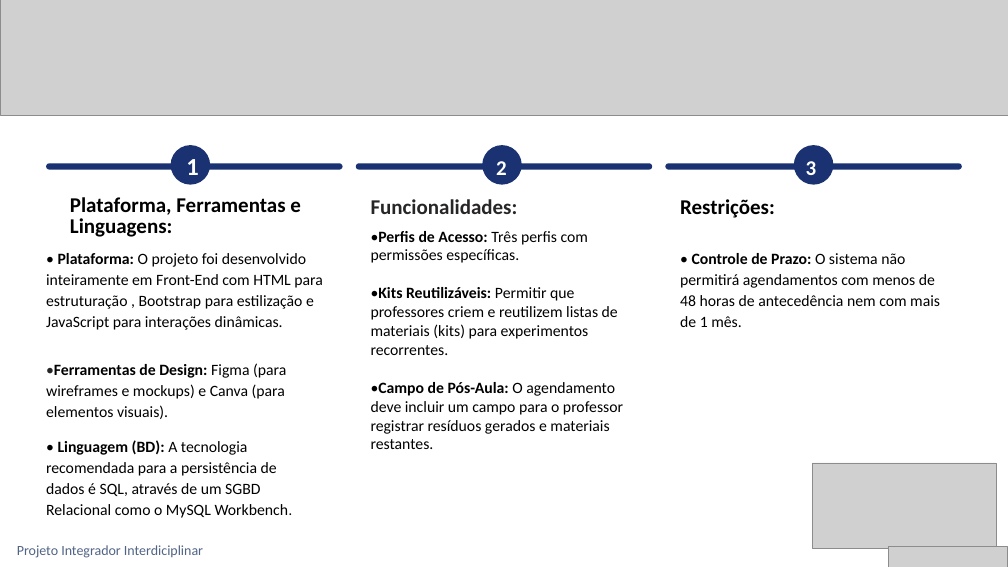
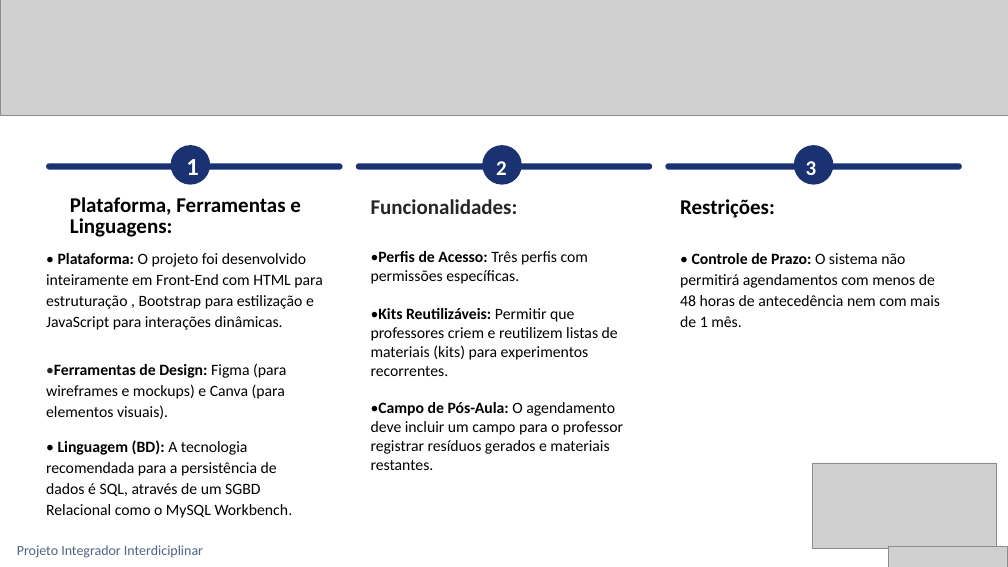
Before and after one commit to GuilhermeZanelli/ProjetoPI_2-Semestre, a slide deck: slide 4 of ApresentaçãoPI.pptx. Drawn at 1008x567 pixels with LibreOffice and Linux fonts; fonts in the diff are those of the drawing; grey boxes stand for pictures; background and template pictures are left out. Boxes give left, top, right and bottom in pixels: in the first picture for what was removed or moved away, otherwise in the second. Text is boxed around its words. In the diff, an @@ line names an element or a change of style, - is before the commit and + after.

```diff
--- a/ApresentaçãoPI.pptx
+++ b/ApresentaçãoPI.pptx
@@ text "•Perfis de Acesso: Três perfis ...": place and size @@
-text "•Perfis de Acesso: Três perfis ..." at [371,231,623,449]
+text "•Perfis de Acesso: Três perfis ..." at [371,251,623,470]
```
Also in this commit, not shown: 1 other slide changed.
